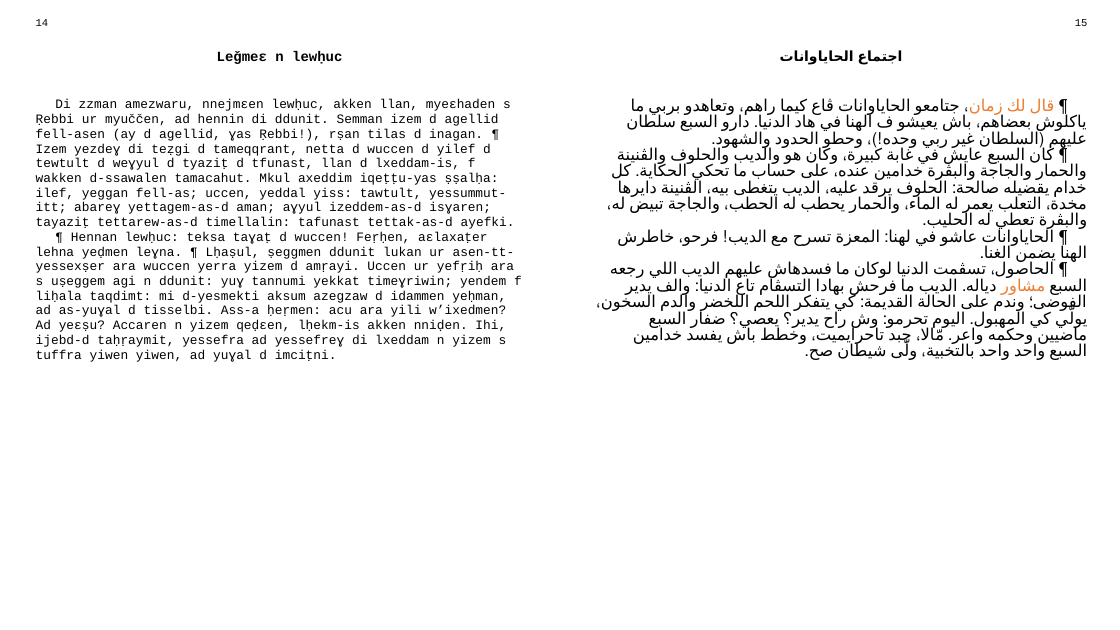
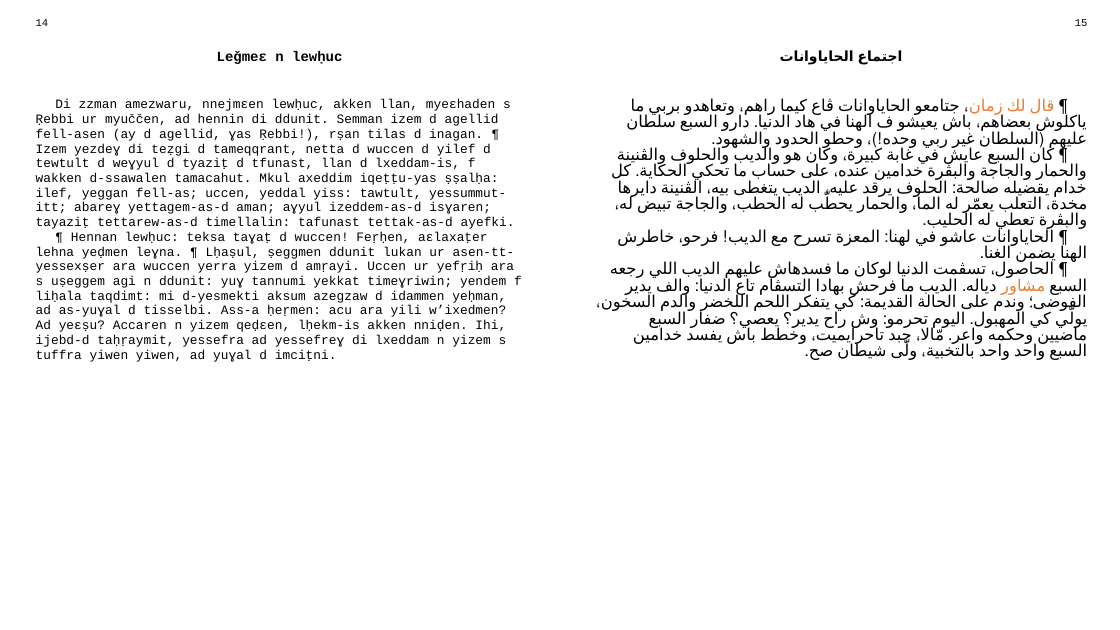
Before and after one commit to sferhah/tamacahut_n_wuccen, a slide deck: slide 4 of Uccen.ConsoleApp/Resources/pptx/uccen.arq.pptx. Drawn at 1120x630 pixels with LibreOffice and Linux fonts; fonts in the diff are those of the drawing. Boxes give left, top, right and bottom in pixels: in the first picture for what was removed or moved away, otherwise in the second. Text is boxed around its words. In the diff, an @@ line names an element or a change of style, - is before the commit and + after.

```diff
--- a/Uccen.ConsoleApp/Resources/pptx/uccen.arq.pptx
+++ b/Uccen.ConsoleApp/Resources/pptx/uccen.arq.pptx
@@ table at box(27, 13, 1096, 598) @@
-row 3, column 3: ¶ قال لك زمان، جتامعو الحاياوانات ڨاع كيما راهم، وتعاهدو بربي ما ياكلوش بعضاهم، باش يعيشو ف الهنا في هاد الدنيا. دارو السبع سلطان عليهم (السلطان غير ربي وحده!)، وحطو الحدود والشهود. / ¶ كان السبع عايش في غابة كبيرة، وكان هو والديب والحلوف والڨنينة والحمار والجاجة والبڨرة خدامين عنده، على حساب ما تحكي الحكاية. كل خدام يقضيله صالحة: الحلوف يرقد عليه، الديب يتغطى بيه، الڨنينة دايرها مخدة، التعلب يعمر له الماء، والحمار يحطب له الحطب، والجاجة تبيض له، والبڨرة تعطي له الحليب. / ¶ الحاياوانات عاشو في لهنا: المعزة تسرح مع الديب! فرحو، خاطرش الهنا يضمن الغنا. / ¶ الحاصول، تسڨمت الدنيا لوكان ما فسدهاش عليهم الديب اللي رجعه السبع مشاور دياله. الديب ما فرحش بهادا التسڨام تاع الدنيا: والف يدير الفوضى؛ وندم على الحالة القديمة: كي يتفكر اللحم اللخضر والدم السخون، يولّي كي المهبول. اليوم تحرمو: وش راح يدير؟ يعصي؟ ضفار السبع ماضيين وحكمه واعر. مّالا، جبد تاحرايميت، وخطط باش يفسد خدامين السبع واحد واحد بالتخبية، ولّى شيطان صح.
+row 3, column 3: ¶ قال لك زمان، جتامعو الحاياوانات ڨاع كيما راهم، وتعاهدو بربي ما ياكلوش بعضاهم، باش يعيشو ف الهنا في هاد الدنيا. دارو السبع سلطان عليهم (السلطان غير ربي وحده!)، وحطو الحدود والشهود. / ¶ كان السبع عايش في غابة كبيرة، وكان هو والديب والحلوف والڨنينة والحمار والجاجة والبڨرة خدامين عنده، على حساب ما تحكي الحكاية. كل خدام يقضيله صالحة: الحلوف يرقد عليه، الديب يتغطى بيه، الڨنينة دايرها مخدة، التعلب يعمّر له الما، والحمار يحطّب له الحطب، والجاجة تبيض له، والبڨرة تعطي له الحليب. / ¶ الحاياوانات عاشو في لهنا: المعزة تسرح مع الديب! فرحو، خاطرش الهنا يضمن الغنا. / ¶ الحاصول، تسڨمت الدنيا لوكان ما فسدهاش عليهم الديب اللي رجعه السبع مشاور دياله. الديب ما فرحش بهادا التسڨام تاع الدنيا: والف يدير الفوضى؛ وندم على الحالة القديمة: كي يتفكر اللحم اللخضر والدم السخون، يولّي كي المهبول. اليوم تحرمو: وش راح يدير؟ يعصي؟ ضفار السبع ماضيين وحكمه واعر. مّالا، جبد تاحرايميت، وخطط باش يفسد خدامين السبع واحد واحد بالتخبية، ولّى شيطان صح.
```
Also in this commit, not shown: 11 other slides changed, 3 other files.
